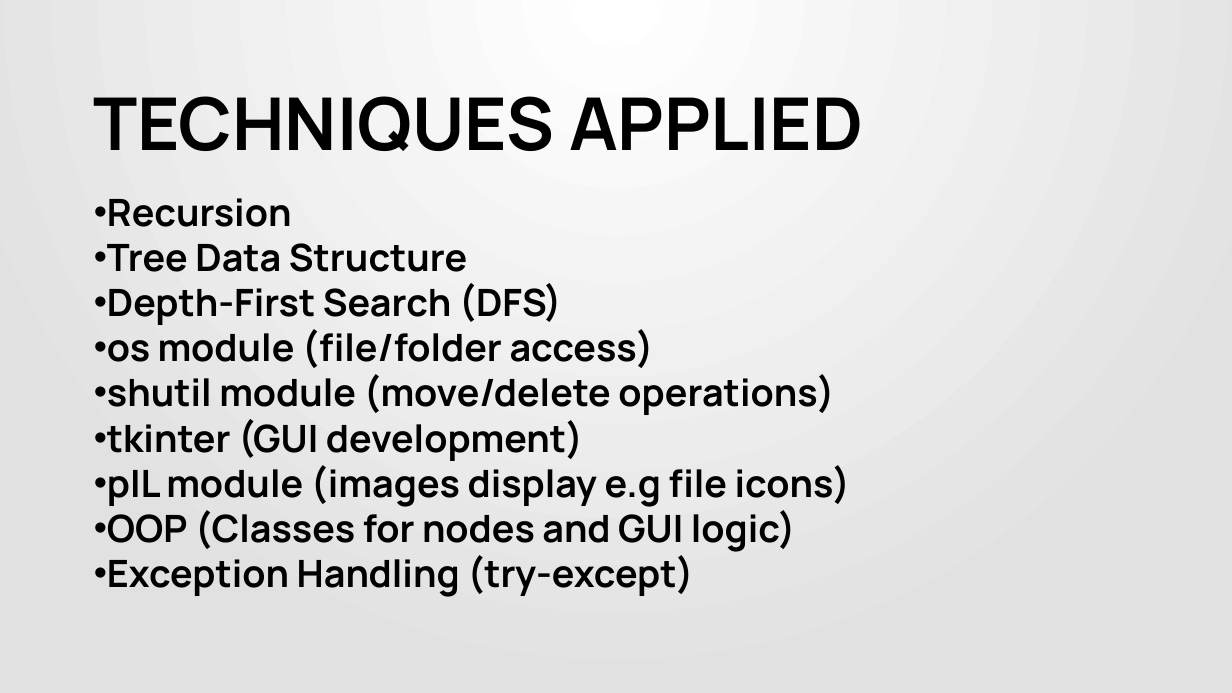
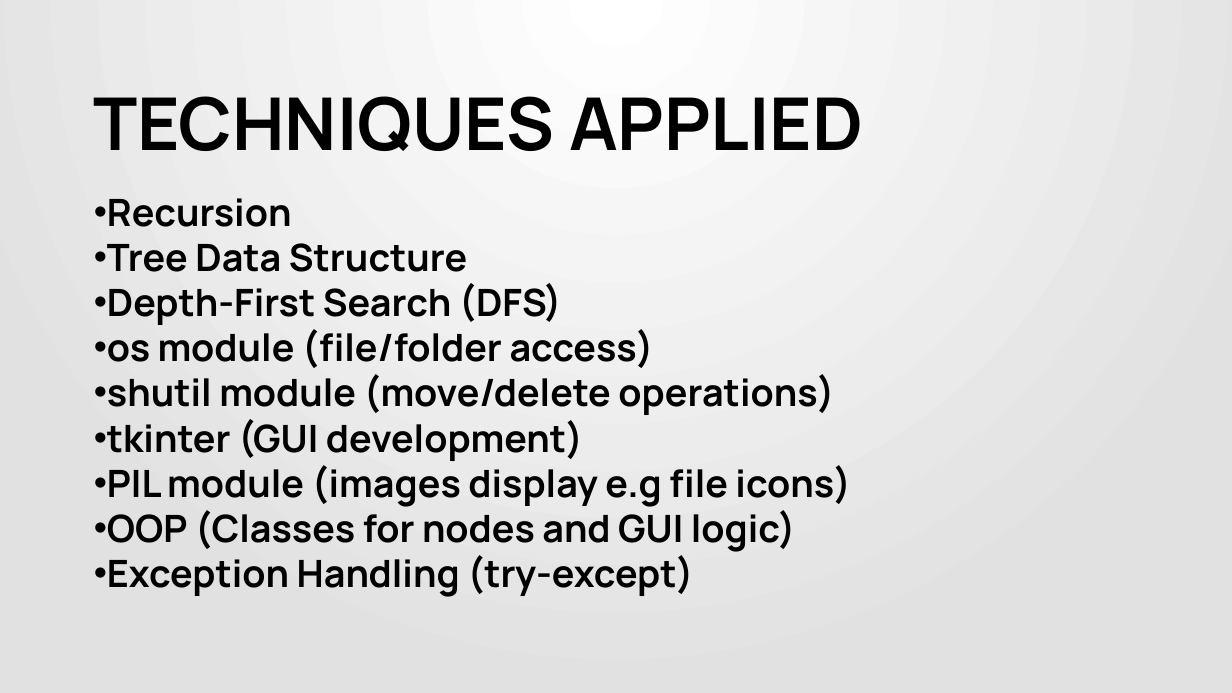
Before and after one commit to ammarz585/project-03, a slide deck: slide 4 of RECURSIVE FILE EXPLORER.pptx. Drawn at 1232x693 pixels with LibreOffice and Linux fonts; fonts in the diff are those of the drawing; background and template pictures are left out. Boxes give left, top, right and bottom in pixels: in the first picture for what was removed or moved away, otherwise in the second. Text is boxed around its words. In the diff, an @@ line names an element or a change of style, - is before the commit and + after.

```diff
--- a/RECURSIVE FILE EXPLORER.pptx
+++ b/RECURSIVE FILE EXPLORER.pptx
@@ text at [107,465,851,507]: text changed @@
-• pIL module (images display e.g file icons)
+• PIL module (images display e.g file icons)
```
Also in this commit, not shown: 17 other files.
